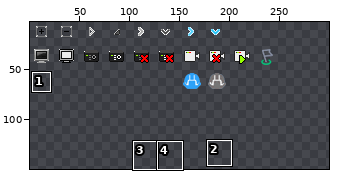
Sprite sheet -- oui/tree/skin/device/imgs/tree-device.png. Above: a wide view before the commit, with the close-up outlined.
Close-up. Old version:
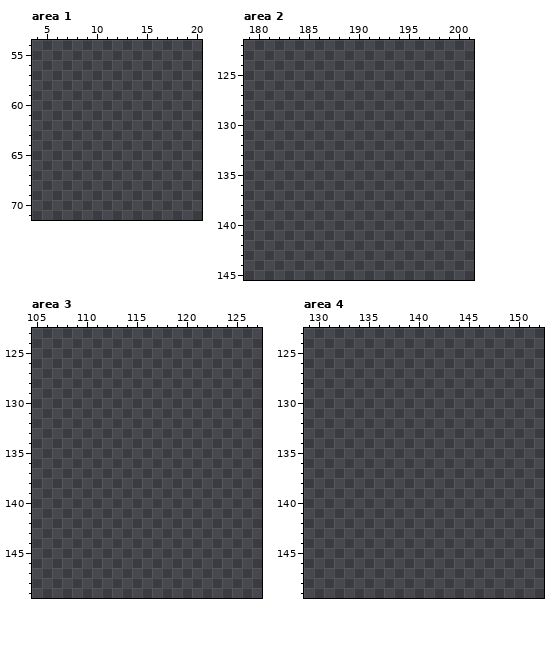
The file is 300x150 pixels. Pixels under 10% opacity are left out. Colours within 5 levels of each other are drawn and written as one. Shown: area 1: x 4..20, y 54..71; area 2: x 179..201, y 122..145; area 3: x 105..127, y 123..149; area 4: x 129..152, y 123..149. The wide view leaves out empty margins. The commit also changed other parts of the picture, which this record leaves out.
After the commit:
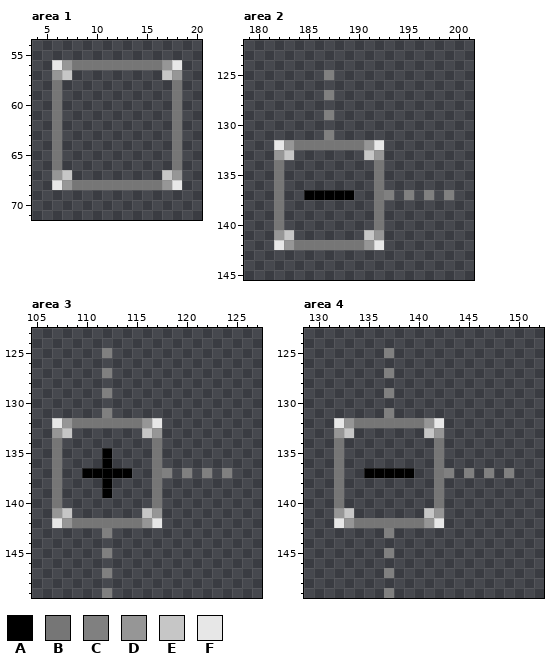
Palette (. is transparent): A #000000  B #767676  C #808080  D #969696  E #c6c6c6  F #e7e7e7
Changes in this commit:
--- area 1
@@ x 4..20 @@
 55 .................
-56 .................
-57 .................
-58 .................
-59 .................
-60 .................
-61 .................
-62 .................
-63 .................
-64 .................
-65 .................
-66 .................
-67 .................
-68 .................
+56 ..FDBBBBBBBBBDF..
+57 ..DE.........ED..
+58 ..B...........B..
+59 ..B...........B..
+60 ..B...........B..
+61 ..B...........B..
+62 ..B...........B..
+63 ..B...........B..
+64 ..B...........B..
+65 ..B...........B..
+66 ..B...........B..
+67 ..DE.........ED..
+68 ..FDBBBBBBBBBDF..
 69 .................
--- area 2
@@ x 179..201 @@
 124 .......................
-125 .......................
+125 ........C..............
 126 .......................
-127 .......................
+127 ........C..............
 128 .......................
-129 .......................
+129 ........C..............
 130 .......................
-131 .......................
-132 .......................
-133 .......................
-134 .......................
-135 .......................
-136 .......................
-137 .......................
-138 .......................
-139 .......................
-140 .......................
-141 .......................
-142 .......................
+131 ........C..............
+132 ...FDBBBBBBBDF.........
+133 ...DE.......ED.........
+134 ...B.........B.........
+135 ...B.........B.........
+136 ...B.........B.........
+137 ...B..AAAAA..BC.C.C.C..
+138 ...B.........B.........
+139 ...B.........B.........
+140 ...B.........B.........
+141 ...DE.......ED.........
+142 ...FDBBBBBBBDF.........
 143 .......................
--- area 3
@@ x 105..127 @@
 124 .......................
-125 .......................
+125 .......C...............
 126 .......................
-127 .......................
+127 .......C...............
 128 .......................
-129 .......................
+129 .......C...............
 130 .......................
-131 .......................
-132 .......................
-133 .......................
-134 .......................
-135 .......................
-136 .......................
-137 .......................
-138 .......................
-139 .......................
-140 .......................
-141 .......................
-142 .......................
-143 .......................
+131 .......C...............
+132 ..FDBBBBBBBDF..........
+133 ..DE.......ED..........
+134 ..B.........B..........
+135 ..B....A....B..........
+136 ..B....A....B..........
+137 ..B..AAAAA..BC.C.C.C...
+138 ..B....A....B..........
+139 ..B....A....B..........
+140 ..B.........B..........
+141 ..DE.......ED..........
+142 ..FDBBBBBBBDF..........
+143 .......C...............
 144 .......................
-145 .......................
+145 .......C...............
 146 .......................
-147 .......................
+147 .......C...............
 148 .......................
-149 .......................
+149 .......C...............
--- area 4
@@ x 129..152 @@
 124 ........................
-125 ........................
+125 ........C...............
 126 ........................
-127 ........................
+127 ........C...............
 128 ........................
-129 ........................
+129 ........C...............
 130 ........................
-131 ........................
-132 ........................
-133 ........................
-134 ........................
-135 ........................
-136 ........................
-137 ........................
-138 ........................
-139 ........................
-140 ........................
-141 ........................
-142 ........................
-143 ........................
+131 ........C...............
+132 ...FDBBBBBBBDF..........
+133 ...DE.......ED..........
+134 ...B.........B..........
+135 ...B.........B..........
+136 ...B.........B..........
+137 ...B..AAAAA..BC.C.C.C...
+138 ...B.........B..........
+139 ...B.........B..........
+140 ...B.........B..........
+141 ...DE.......ED..........
+142 ...FDBBBBBBBDF..........
+143 ........C...............
 144 ........................
-145 ........................
+145 ........C...............
 146 ........................
-147 ........................
+147 ........C...............
 148 ........................
-149 ........................
+149 ........C...............
Pixel boxes of the changes (left, top, right, bottom) in both close-ups:
added: (52, 60, 182, 190)
added: (274, 70, 454, 250)
added: (52, 348, 232, 598)
added: (334, 348, 514, 598)
